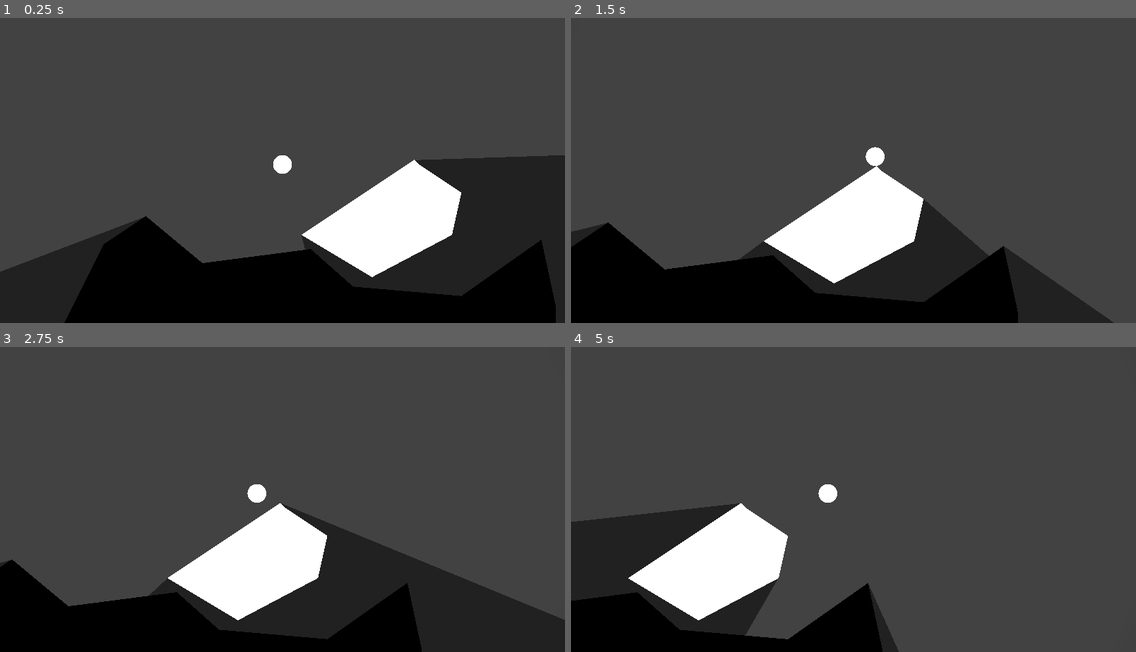
Above: before the commit, frames 1-4 (two rows, left to right).
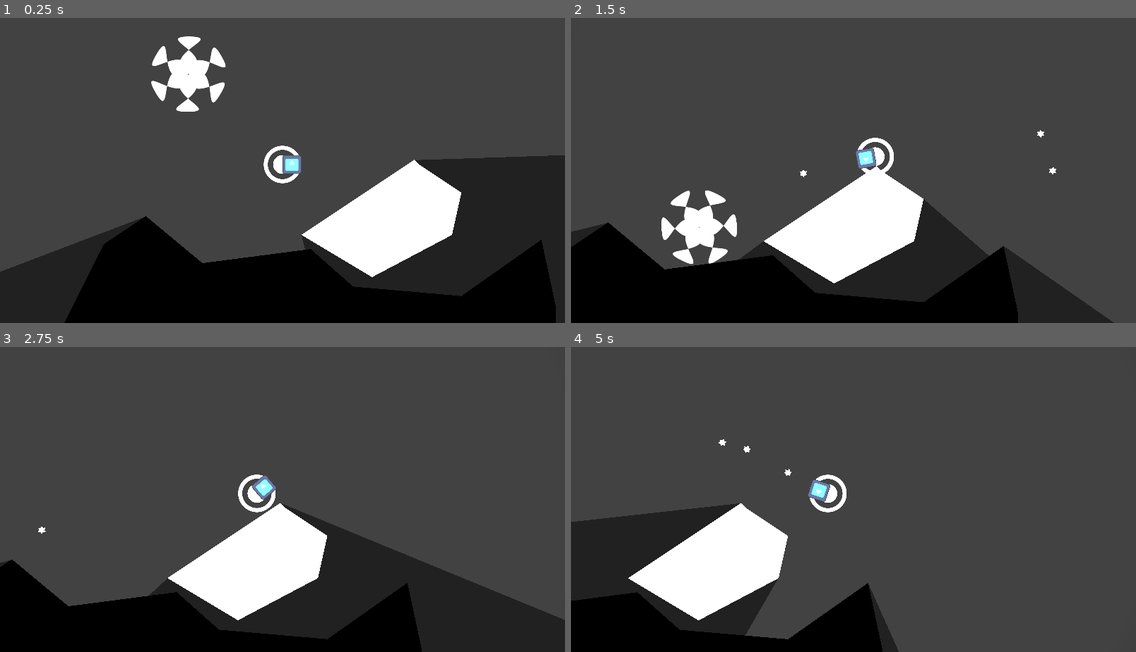
Above: after the commit, the same moments.

Repository: Quicksilver151/Circles-Adventure
Game: Godot game, scene res://Scenes/test_scene.tscn
Same seed, same stepped clock (60 frames per second), same inputs: the game is played once before the commit and once after it. This scene is started directly instead of the project's main scene. The engine's default icon, where the game draws it, is replaced by a stand-in: a white triangle on a blue panel in a dark square.
Inputs (mouse positions are in pixels of both pictures, inside the frame that each line leads up to):
- Up to frame 1 (0.25 s): no input
- Up to frame 2 (1.5 s): tap Enter (ui_accept) at 0.5, 1.35 s; move the mouse to (977, 149) at 0.52 s; hold Enter (ui_accept) 0.53-1.28 s; hold Right (ui_right) from 0.53 s (still down); move the mouse to (740, 179) at 1.27 s
- Up to frame 3 (2.75 s): tap Enter (ui_accept) at 1.52, 1.82 s; move the mouse to (339, 423) at 2.02 s; release Right (ui_right) at 2.03 s; hold Left (ui_left) from 2.03 s (still down); hold Enter (ui_accept) from 2.03 s (still down)
- Up to frame 4 (5 s): move the mouse to (825, 557) at 2.77 s; release Left (ui_left) at 2.78 s; release Enter (ui_accept) at 2.78 s; hold Right (ui_right) 2.78-4.28 s; tap Enter (ui_accept) at 2.85, 3.02, 3.32, 4.35, 4.52, 4.82 s; move the mouse to (1023, 542) at 3.52 s; hold Enter (ui_accept) 3.53-4.28 s; move the mouse to (684, 444) at 4.27 s; hold Left (ui_left) from 4.28 s (still down)

The runs differ from the first frame. In frame 1, 1.8% of the frame differs, in the area x 26-54%, y 6-55%; in frame 2, 1.9%, in the area x 16-86%, y 36-81%; in frame 3, 0.4%; in frame 4, 0.5%.

Commit message:
added enemies and stuff

Diff:
--- a/Code/Player.gd
+++ b/Code/Player.gd
@@ -7,6 +7,12 @@
 # Get the gravity from the project settings to be synced with RigidBody nodes.
 var gravity = ProjectSettings.get_setting("physics/2d/default_gravity")
 
+func _physics_process(delta):
+	$Shooter.aim(get_global_mouse_position())
+
+func _unhandled_input(event):
+	if event.is_action_pressed("ui_accept"):
+		$Shooter.shoot()
 
 #func _physics_process(delta):
 #	# Add the gravity.
--- a/Objects/Player.tscn
+++ b/Objects/Player.tscn
@@ -1,8 +1,10 @@
-[gd_scene load_steps=7 format=3 uid="uid://bji0clkqbfs3c"]
+[gd_scene load_steps=9 format=3 uid="uid://bji0clkqbfs3c"]
 
 [ext_resource type="Texture2D" uid="uid://6brh51uv0ggv" path="res://Assets/Sprites/Circle.svg" id="1_iighx"]
 [ext_resource type="Script" path="res://Code/Player.gd" id="1_nthwo"]
 [ext_resource type="Script" path="res://Components/TopDownMovement.gd" id="3_sxkwi"]
+[ext_resource type="Script" path="res://Components/Shooter.gd" id="4_i7l4s"]
+[ext_resource type="PackedScene" uid="uid://cib15gk441jag" path="res://Objects/Varients/Bullets/RegularBullets.tscn" id="5_nm4ue"]
 
 [sub_resource type="CircleShape2D" id="CircleShape2D_cxrn0"]
 radius = 32.0
@@ -42,3 +44,7 @@
 
 [node name="Camera2D" type="Camera2D" parent="."]
 position_smoothing_enabled = true
+
+[node name="Shooter" type="Sprite2D" parent="."]
+script = ExtResource("4_i7l4s")
+bullet_type = ExtResource("5_nm4ue")
--- a/Scenes/test_scene.tscn
+++ b/Scenes/test_scene.tscn
@@ -1,10 +1,14 @@
-[gd_scene load_steps=4 format=3 uid="uid://blvn6qcxvjlky"]
+[gd_scene load_steps=6 format=3 uid="uid://blvn6qcxvjlky"]
 
 [ext_resource type="PackedScene" uid="uid://bji0clkqbfs3c" path="res://Objects/Player.tscn" id="1_1a8dh"]
 [ext_resource type="Script" path="res://Objects/ObjectAssets/ObjectAssetCode/OcclusionPolygon.gd" id="1_bob33"]
+[ext_resource type="Texture2D" uid="uid://vprueybp3qx6" path="res://Assets/Sprites/Heal.svg" id="3_k2k53"]
 
 [sub_resource type="OccluderPolygon2D" id="OccluderPolygon2D_shw8r"]
 polygon = PackedVector2Array(-64, 256, 128, 416, 496, 368, 640, 496, 1008, 528, 1280, 336, 1328, 560, 1328, 736, 624, 880, 144, 672, -432, 800, -208, 352)
+
+[sub_resource type="CircleShape2D" id="CircleShape2D_8sd2y"]
+radius = 128.0
 
 [node name="TestScene" type="Node2D"]
 
@@ -34,3 +38,13 @@
 [node name="Player" parent="." instance=ExtResource("1_1a8dh")]
 position = Vector2(672, 528)
 motion_mode = 0
+
+[node name="RigidBody2D" type="RigidBody2D" parent="." groups=["destructable", "enemy"]]
+position = Vector2(352, 192)
+
+[node name="Heal" type="Sprite2D" parent="RigidBody2D"]
+texture = ExtResource("3_k2k53")
+
+[node name="CollisionShape2D" type="CollisionShape2D" parent="RigidBody2D"]
+visible = false
+shape = SubResource("CircleShape2D_8sd2y")
--- a/project.godot
+++ b/project.godot
@@ -13,7 +13,7 @@
 config/name="Circle's Adventure"
 run/main_scene="res://Objects/Player.tscn"
 config/features=PackedStringArray("4.0", "GL Compatibility")
-config/icon="res://icon.svg"
+config/icon="res://Assets/Sprites/Circle.svg"
 
 [autoload]
 
